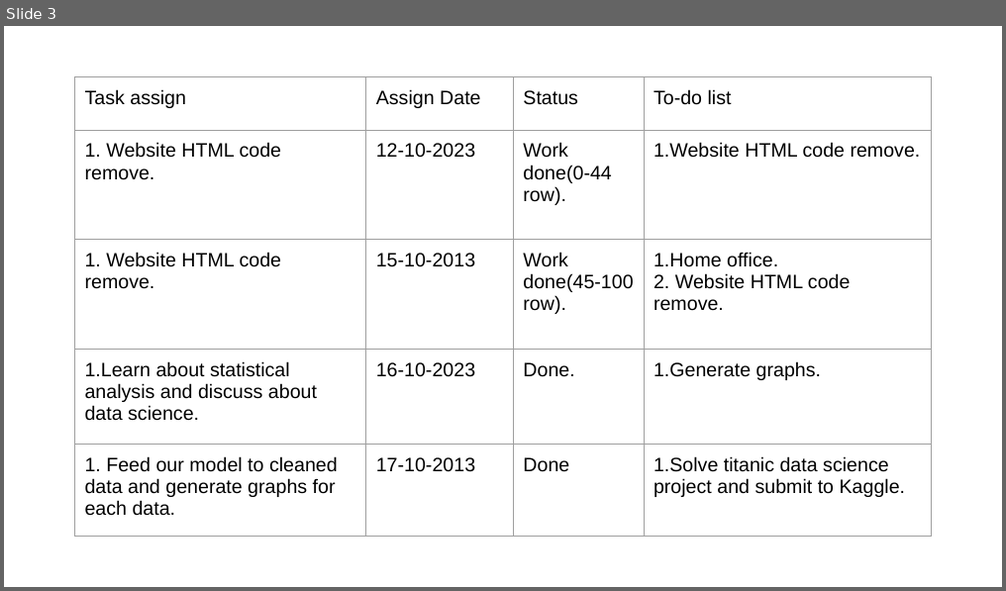
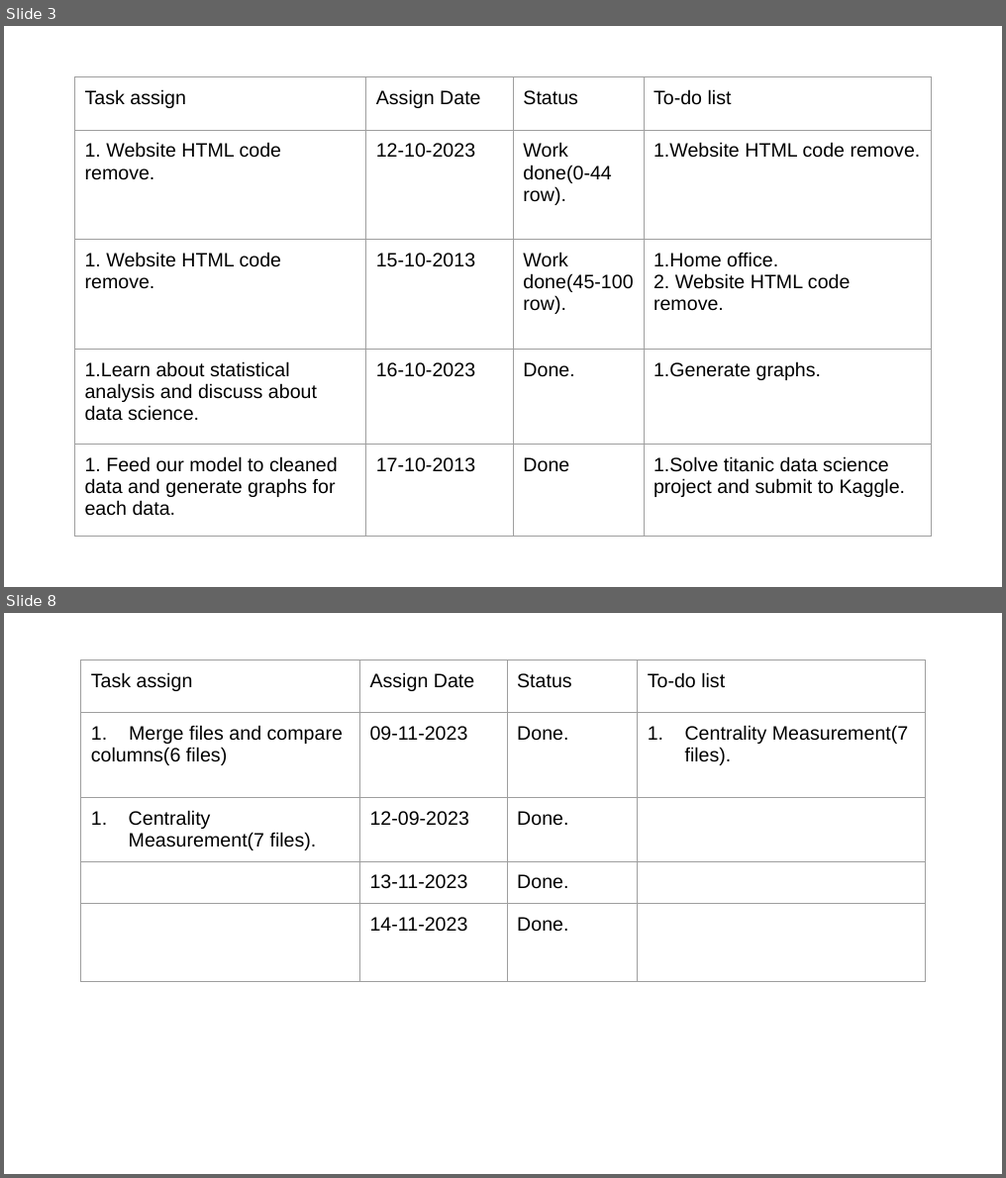
Before and after one commit to Mamunjsr24/Progress_report, a slide deck: Office_progress_report.pptx. Shown one above the other, each under a label of ours: slide 3 before the commit, slides 3 and 8 after it; the slides between them are not shown. The pictures are 1006x591 and 1006x1178 pixels, drawn with LibreOffice and Linux fonts; fonts in the diff are those of the drawing. Boxes give left, top, right and bottom in pixels: in the first picture for what was removed or moved away, otherwise in the second. Text is boxed around its words. In the diff, an @@ line names an element or a change of style, - is before the commit and + after.

```diff
--- a/Office_progress_report.pptx
+++ b/Office_progress_report.pptx
@@ slide 8 added at (4, 613, 1002, 1174), background #FFFFFF @@
@@ table added at (81, 660, 924, 990), 5 rows, 4 columns @@
+Task assign | Assign Date | Status | To-do list
+1. Merge files and compare columns(6 files) | 09-11-2023 | Done. | Centrality Measurement(7 files).
+Centrality Measurement(7 files). | 12-09-2023 | Done. | 
+ | 13-11-2023 | Done. | 
+ | 14-11-2023 | Done. | 
```
Also in this commit, not shown: 1 slide changed, 3 other slides added.
